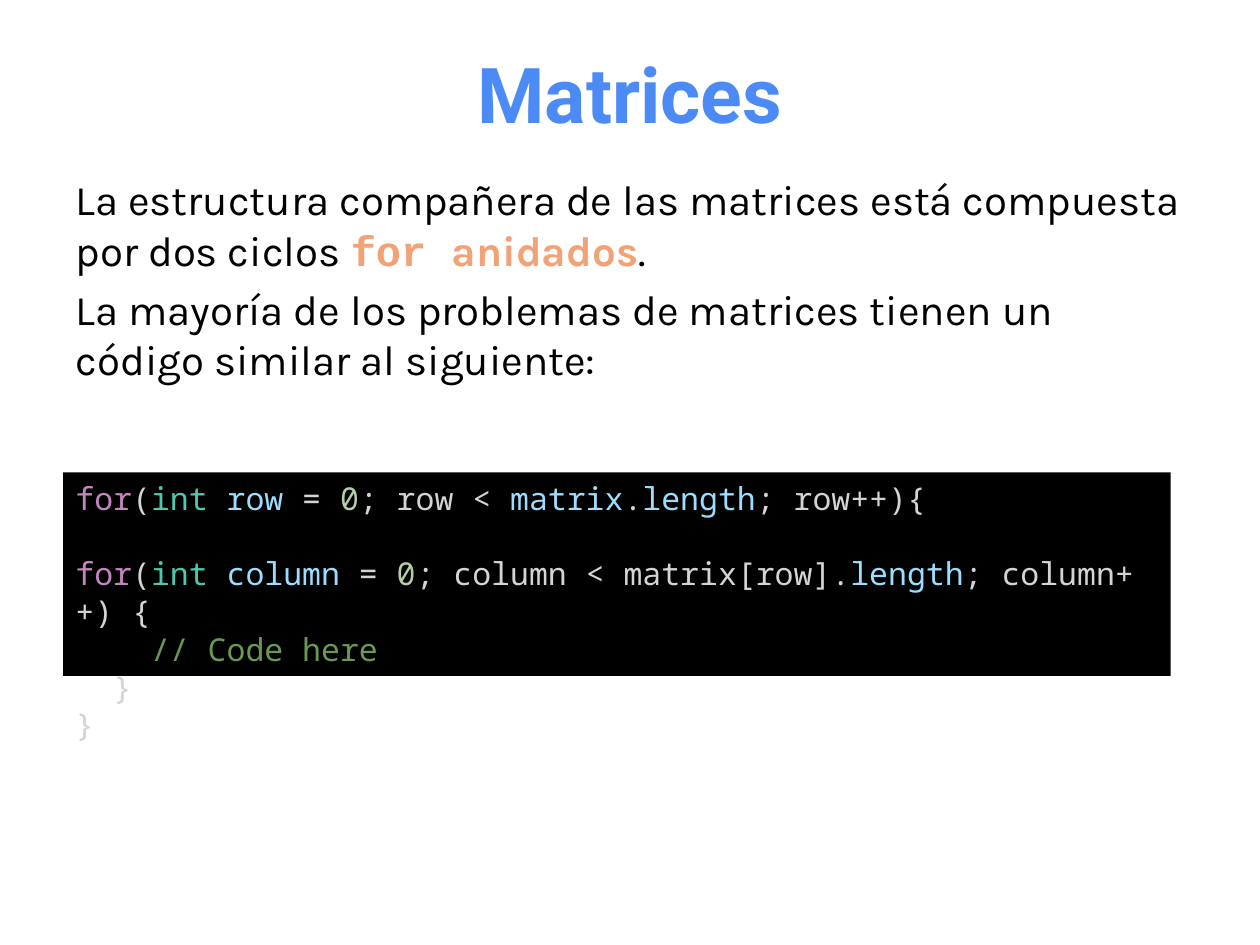
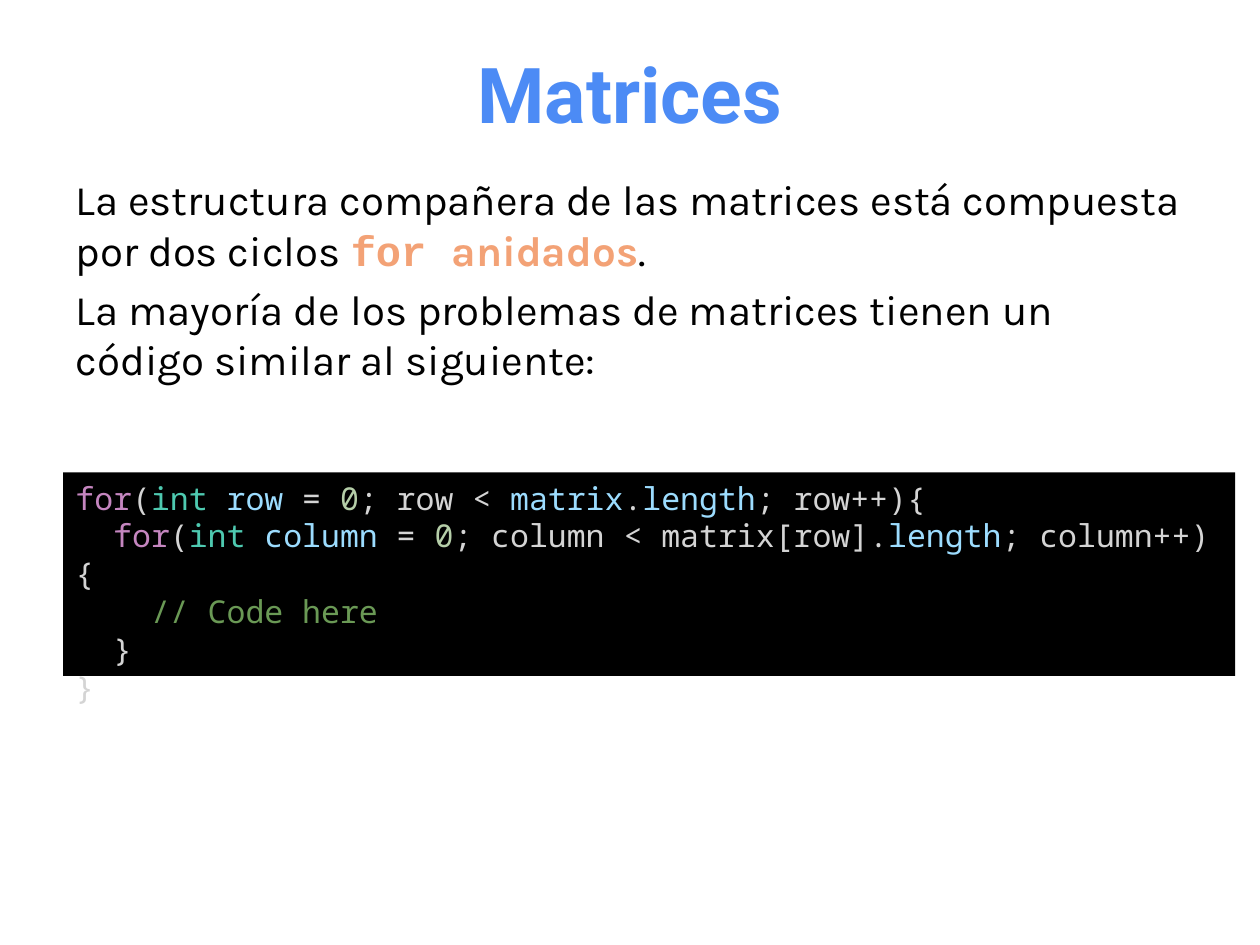
Before and after one commit to OMardil/INFO2, a slide deck: slide 15 of MOD01_Arreglos_multidimensionales/01 Presentacion/INFO2_MOD01-Arreglos_Multidimensionales.pptx. Drawn at 1260x945 pixels with LibreOffice and Linux fonts; fonts in the diff are those of the drawing. Boxes give left, top, right and bottom in pixels: in the first picture for what was removed or moved away, otherwise in the second. Text is boxed around its words. In the diff, an @@ line names an element or a change of style, - is before the commit and + after.

```diff
--- a/MOD01_Arreglos_multidimensionales/01 Presentacion/INFO2_MOD01-Arreglos_Multidimensionales.pptx
+++ b/MOD01_Arreglos_multidimensionales/01 Presentacion/INFO2_MOD01-Arreglos_Multidimensionales.pptx
@@ rectangle "for(int row = 0; row ...": place and size @@
-rectangle "for(int row = 0; row ..." at (63,472,1171,677)
+rectangle "for(int row = 0; row ..." at (63,472,1235,677)
```
Also in this commit, not shown: 1 other slide changed.
